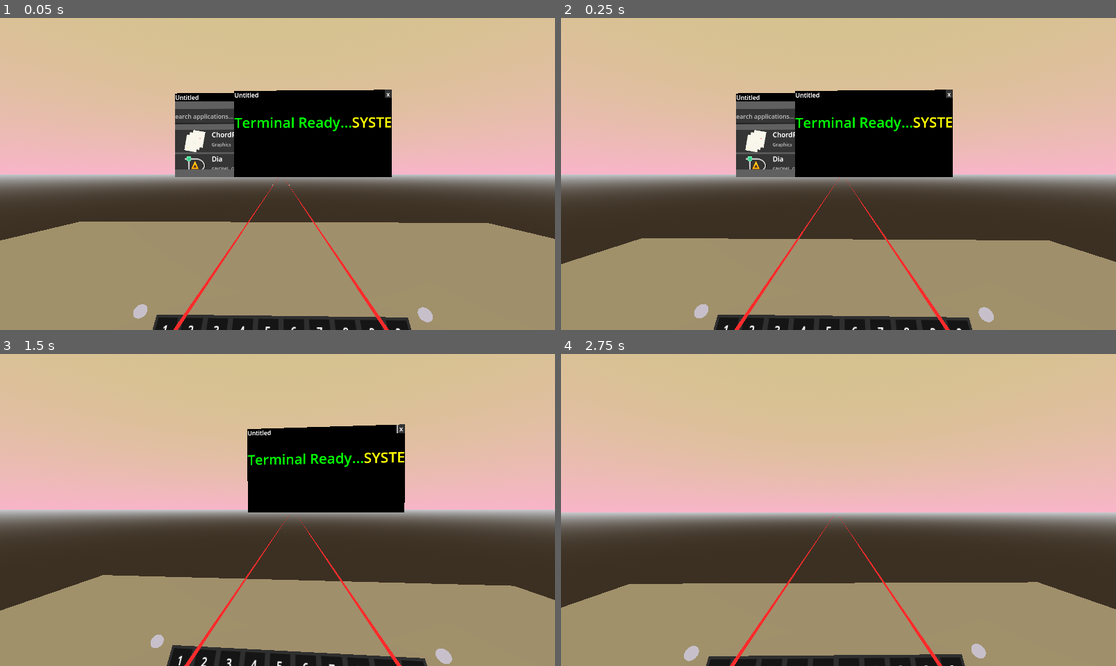
Above: before the commit, frames 1-4 (two rows, left to right).
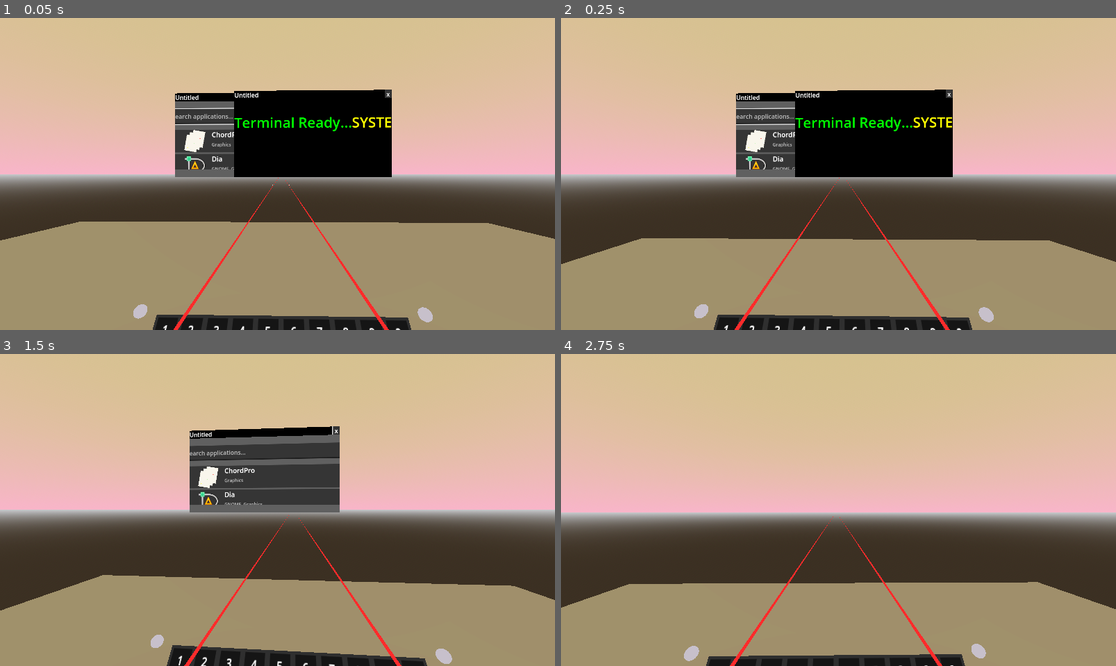
Above: after the commit, the same moments.

Repository: uwrealitylabs/standalone-launcher
Game: Godot game, scene res://project/main/root.tscn
Two runs of this game, one before a commit and one after it. Both use one fixed random seed, a clock stepped at 60 frames per second and the inputs below.
Inputs (mouse positions are in pixels of both pictures, inside the frame that each line leads up to):
- Up to frame 1 (0.05 s): no input
- Up to frame 2 (0.25 s): no input
- Up to frame 3 (1.5 s): tap Enter (ui_accept) at 0.5, 0.77, 1.07, 1.25 s; move the mouse to (305, 510) at 0.52 s; hold Up (ui_up) from 0.53 s (still down); tap Tab at 0.6, 1.35 s; click (305, 510) at 0.67 s; move the mouse to (249, 510) at 1.27 s
- Up to frame 4 (2.75 s): keep holding Up (ui_up); tap Enter (ui_accept) at 1.52, 1.82, 2 s; move the mouse to (849, 503) at 2.02 s; tap 1 at 2.1 s; tap Tab at 2.3 s

The runs differ from the first frame. In frame 1, less than 0.1% of the frame differs, in the area x 31-43%, y 28-35%; in frame 2, less than 0.1%; in frame 3, 10%, in the area x 34-73%, y 22-51%; in frame 4, nothing differs.

Commit message:
feat(launch_service): let the app browser be typed into
Nothing called grab_focus anywhere in the project, and a LineEdit only
receives keys while it holds focus inside its own SubViewport, so the
browser opened deaf to the keyboard until the field was clicked. Pressing
a row then took focus away again, and typing went dead.

Focus the search bar on _ready, take it back when a row is pressed, and
have SWindow tell its content scene when window focus moves so the caret
returns with the window. Rows stay focusable: OpenXR is active on the
board, so SWindow leaves content_3d processing input and a hardware
keyboard can Tab to a row and launch it with Enter.

SWindow now gates the header for keys as well, so an unfocused window's
title bar stops receiving every physical keypress.

Co-Authored-By: Claude Opus 5 <noreply@anthropic.com>

Diff:
--- a/project/launch_service/app_registry.gd
+++ b/project/launch_service/app_registry.gd
@@ -27,6 +27,18 @@
 
 	# Add apps to UI
 	populate_apps(all_apps)
+
+	# A LineEdit only receives keys while it holds focus, and nothing else claims
+	# it, so without this the menu opens deaf to the keyboard.
+	search_bar.grab_focus()
+
+
+## Focus hook for the containing window. Returns the caret to the search bar so
+## the list can be filtered by typing.
+func on_window_focus_changed(focused: bool) -> void:
+	if focused:
+		search_bar.grab_focus()
+
 
 func populate_apps(apps_to_show: Dictionary[String, Dictionary]):
 	# Clear existing content
@@ -114,6 +126,11 @@
 	return panel
 
 func _on_app_button_pressed(app_data: Dictionary, app_name: String):
+	# A press leaves focus on the row, which would stop the search bar receiving
+	# keys. Taken back ahead of the launch guards below, so that a row which
+	# cannot be launched does not strand focus either.
+	search_bar.grab_focus()
+
 	if not app_data.has("Exec"):
 		return
 
--- a/project/windowing/swindow.gd
+++ b/project/windowing/swindow.gd
@@ -165,10 +165,21 @@
 	on_focused.emit(self)
 
 
-## Sets whether input events will be directed to this window
+## Sets whether input events will be directed to this window, and tells the
+## content scene, if it defines on_window_focus_changed(bool), that focus moved.
 func set_input_enabled(enabled: bool) -> void:
 	content_3d.input_keyboard = enabled
 	content_3d.input_gamepad = enabled
+	# The header is gated for keys too, or every window's title bar would keep
+	# taking physical ones no matter which window is being typed into. Its
+	# gamepad flag is left as authored, which is off.
+	header_3d.input_keyboard = enabled
+
+	# The scene is set after the first focus call, so early on there is nothing
+	# to notify yet -- content_3d reports null until then.
+	var scene := content_3d.get_scene_instance()
+	if scene and scene.has_method("on_window_focus_changed"):
+		scene.on_window_focus_changed(enabled)
 
 ## Places the window at the depth its z_order calls for, leaving XY untouched.
 func apply_z_order() -> void:
--- /dev/null
+++ b/tests/app_search_focus_test.gd
@@ -0,0 +1,249 @@
+extends SceneTree
+
+## Verifies that the app browser's search bar can be typed into.
+##
+## A LineEdit only receives keys while it holds focus inside its own SubViewport,
+## and the launcher has no other focus owner, so the menu used to open deaf to the
+## keyboard. This drives the real window manager rather than the menu alone,
+## because the focus handoff being checked lives in SWindow.set_input_enabled.
+## Run with:
+##   godot --headless --xr-mode off --path . \
+##       --script res://tests/app_search_focus_test.gd
+##
+## --xr-mode off is required: without an OpenXR runtime, initialization raises a
+## modal alert that never gets dismissed and the run hangs.
+##
+## Adding window.tscn to a headless tree makes the engine print "Viewport
+## Texture must be set to use it" — expected output with no display server, not
+## a failure.
+
+const Report := preload("res://tests/support/report.gd")
+
+## Names chosen so that one keystroke tells the rows apart: only "Zulu" contains
+## a "z", so a filtered list of one proves the text reached the filter. "Quiet"
+## is written without an Exec, to press a row whose launch cannot get past the
+## first guard in _on_app_button_pressed.
+const APPS := ["Alpha", "Bravo", "Quiet", "Zulu"]
+const NO_EXEC := "Quiet"
+
+var _report := Report.new()
+var _fixture_dir := ""
+
+
+## The app menu's controller among the manager's windows, with its window.
+func _find_menu(wm: WindowManager) -> Array:
+	for win in wm.windows_list:
+		var inst = win.content_3d.get_scene_instance()
+		if inst and inst.has_method("populate_apps"):
+			return [win, inst]
+	return [null, null]
+
+
+## The XRToolsVirtualKeyboard2D inside the WindowManager's keyboard, or null.
+func _find_keyboard(wm: WindowManager) -> XRToolsVirtualKeyboard2D:
+	for child in wm.get_children():
+		if child is XRToolsViewport2DIn3D:
+			var inst = child.get_scene_instance()
+			if inst is XRToolsVirtualKeyboard2D:
+				return inst
+	return null
+
+
+## Rows currently on screen. populate_apps clears with queue_free, so a row is
+## still a child for the rest of the frame after it has logically gone.
+func _rows(menu) -> Array:
+	var out := []
+	for row in menu.apps_list.get_children():
+		if not row.is_queued_for_deletion():
+			out.append(row)
+	return out
+
+
+## The click target overlaying each row.
+func _row_buttons(menu) -> Array:
+	var out := []
+	for row in _rows(menu):
+		for child in row.get_children():
+			if child is Button:
+				out.append(child)
+	return out
+
+
+## The button of the row showing `app_name`, found by the label rather than by
+## position so the lookup does not depend on how the list is sorted.
+func _button_for(menu, app_name: String) -> Button:
+	for row in _rows(menu):
+		if _has_label(row, app_name):
+			for child in row.get_children():
+				if child is Button:
+					return child
+	return null
+
+
+func _has_label(node: Node, text: String) -> bool:
+	if node is Label and node.text == text:
+		return true
+	for child in node.get_children():
+		if _has_label(child, text):
+			return true
+	return false
+
+
+## A physical key as the engine delivers it on the board, where OpenXR is active
+## and SWindow therefore leaves content_3d processing input. The virtual keyboard
+## cannot stand in here: it has no Tab among its keys.
+func _press_physical(win: SWindow, keycode: Key) -> void:
+	var event := InputEventKey.new()
+	event.keycode = keycode
+	event.physical_keycode = keycode
+	event.pressed = true
+	win.send_input(event)
+
+
+## Writes one .desktop file per name in APPS and points SHARE_DIR_ENV at the
+## tree holding them. Must run before the manager is built, since the menu scans
+## on _ready.
+func _write_share_dir() -> void:
+	_fixture_dir = OS.get_user_data_dir() + "/app_search_focus_test"
+	# icons/ and pixmaps/ exist but stay empty: the icon lookup is not what this
+	# suite measures, and a walk over an absent directory is noise either way.
+	for sub in ["applications", "icons", "pixmaps"]:
+		DirAccess.make_dir_recursive_absolute(_fixture_dir + "/" + sub)
+	for app_name in APPS:
+		var path: String = "%s/applications/%s.desktop" % [_fixture_dir, app_name.to_lower()]
+		var file := FileAccess.open(path, FileAccess.WRITE)
+		var body := "[Desktop Entry]\nType=Application\nName=%s\n" % app_name
+		if app_name != NO_EXEC:
+			body += "Exec=/bin/true\n"
+		file.store_string(body)
+		file.close()
+	OS.set_environment(FileUtils.SHARE_DIR_ENV, _fixture_dir)
+
+
+func _remove_tree(path: String) -> void:
+	var dir := DirAccess.open(path)
+	if dir == null:
+		return
+	for sub in dir.get_directories():
+		_remove_tree(path + "/" + sub)
+	for f in dir.get_files():
+		DirAccess.remove_absolute(path + "/" + f)
+	DirAccess.remove_absolute(path)
+
+
+func _initialize() -> void:
+	_write_share_dir()
+
+	var wm_scene: PackedScene = load("res://project/windowing/window_manager.tscn")
+	var wm: WindowManager = wm_scene.instantiate()
+	root.add_child(wm)
+	await process_frame
+	await process_frame
+
+	_report.section("setup")
+	var found := _find_menu(wm)
+	var menu_window: SWindow = found[0]
+	var menu = found[1]
+	var kb := _find_keyboard(wm)
+	_report.check("the app menu is one of the manager's windows", menu != null)
+	_report.check("keyboard found under the window manager", kb != null)
+	if not menu or not kb:
+		_report.check("cannot continue without both", false)
+		_report.finish(self)
+		return
+
+	_report.check("every fixture app has a row", _rows(menu).size() == APPS.size(),
+			str(_rows(menu).size()))
+
+	# The terminal is spawned last, so it is the focused window at startup. The
+	# search bar still holds GUI focus, which is per-viewport and independent.
+	_report.section("focus at startup")
+	_report.check("the terminal starts as the focused window",
+			wm.get_focused_window() != menu_window)
+	_report.check("the search bar already holds focus in its own viewport",
+			menu.search_bar.has_focus())
+
+	_report.section("the menu takes focus")
+	menu_window.focus()
+	await process_frame
+	_report.check("the menu is now the focused window",
+			wm.get_focused_window() == menu_window)
+
+	# Rows must stay focusable. A hardware keyboard is a real input path on the
+	# board -- OpenXR is active there, so SWindow leaves content_3d processing
+	# input and physical keys reach the viewport -- and Tab is how it gets to a
+	# row to launch it with Enter.
+	_report.section("rows stay reachable from a hardware keyboard")
+	var gui: Viewport = menu.get_viewport()
+	_press_physical(menu_window, KEY_TAB)
+	await process_frame
+	var tabbed: Control = gui.gui_get_focus_owner()
+	_report.check("Tab moves focus off the search bar", tabbed != menu.search_bar)
+	_report.check("Tab lands on a row button",
+			tabbed is Button and _row_buttons(menu).has(tabbed),
+			str(tabbed))
+
+	_report.section("pressing a row returns focus to the search bar")
+	# The row without an Exec goes first: its press cannot get past the launch
+	# guard, so focus coming back proves the re-grab runs ahead of that guard.
+	var quiet := _button_for(menu, NO_EXEC)
+	_report.check("the Exec-less row has a button", quiet != null)
+	quiet.pressed.emit()
+	await process_frame
+	_report.check("a row that cannot launch still hands focus back",
+			menu.search_bar.has_focus())
+
+	var zulu := _button_for(menu, "Zulu")
+	zulu.grab_focus()
+	zulu.pressed.emit()
+	await process_frame
+	_report.check("a row that does launch hands focus back",
+			menu.search_bar.has_focus())
+
+	# Known gap in this design: focus is taken back on `pressed`, which a press
+	# released off the row never emits. Pinned here so the behaviour is a
+	# recorded trade-off rather than a surprise.
+	_report.section("known gap: a press released off the row")
+	zulu.grab_focus()
+	await process_frame
+	_report.check("focus stays on the row when no press completes",
+			gui.gui_get_focus_owner() == zulu)
+	menu.search_bar.grab_focus()
+
+	_report.section("typing into the focused menu")
+	kb.on_key_pressed("Z", 122, false)
+	await process_frame
+	_report.check("the search bar received the keystroke",
+			menu.search_bar.text == "z", menu.search_bar.text)
+	# Asserting the row count as well, so the check covers the filter running and
+	# not merely the character landing in the field.
+	_report.check("the list filtered down to the one matching app",
+			_rows(menu).size() == 1, str(_rows(menu).size()))
+
+	_report.section("keys do not reach an unfocused menu")
+	var terminal_window: SWindow = null
+	for win in wm.windows_list:
+		if win != menu_window:
+			terminal_window = win
+	terminal_window.focus()
+	await process_frame
+	kb.on_key_pressed("Q", 113, false)
+	await process_frame
+	_report.check("the search text is unchanged while the terminal is focused",
+			menu.search_bar.text == "z", menu.search_bar.text)
+
+	# Dropping GUI focus first is what makes this a test of the handoff: left
+	# alone the search bar would still hold focus and the check would pass with
+	# the notification removed.
+	_report.section("focus returns with the window")
+	menu.search_bar.release_focus()
+	_report.check("the search bar starts this check without focus",
+			not menu.search_bar.has_focus())
+	menu_window.focus()
+	await process_frame
+	_report.check("re-focusing the window puts the caret back in the search bar",
+			menu.search_bar.has_focus())
+
+	_remove_tree(_fixture_dir)
+	OS.unset_environment(FileUtils.SHARE_DIR_ENV)
+	_report.finish(self)
Not shown, added: tests/app_search_focus_test.gd.uid
